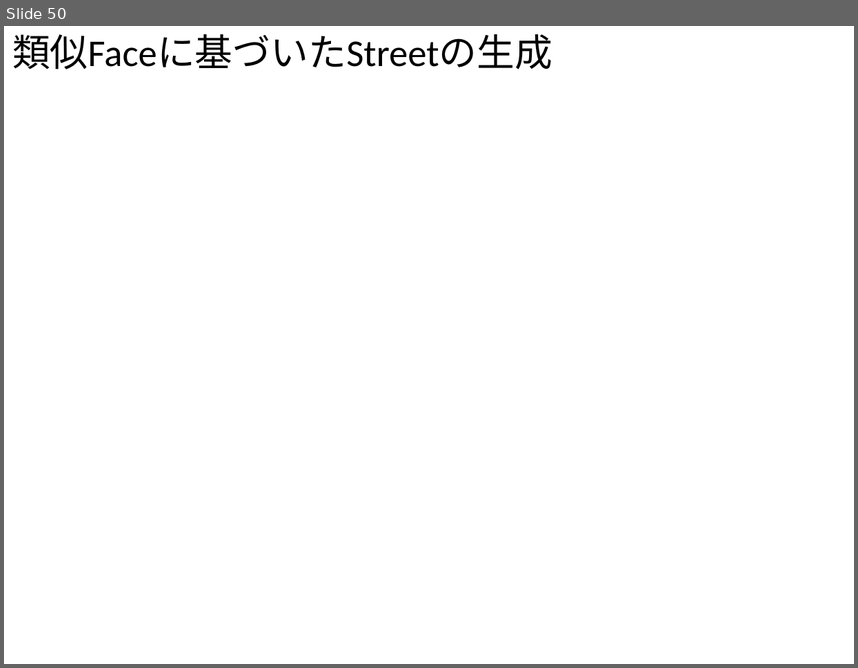
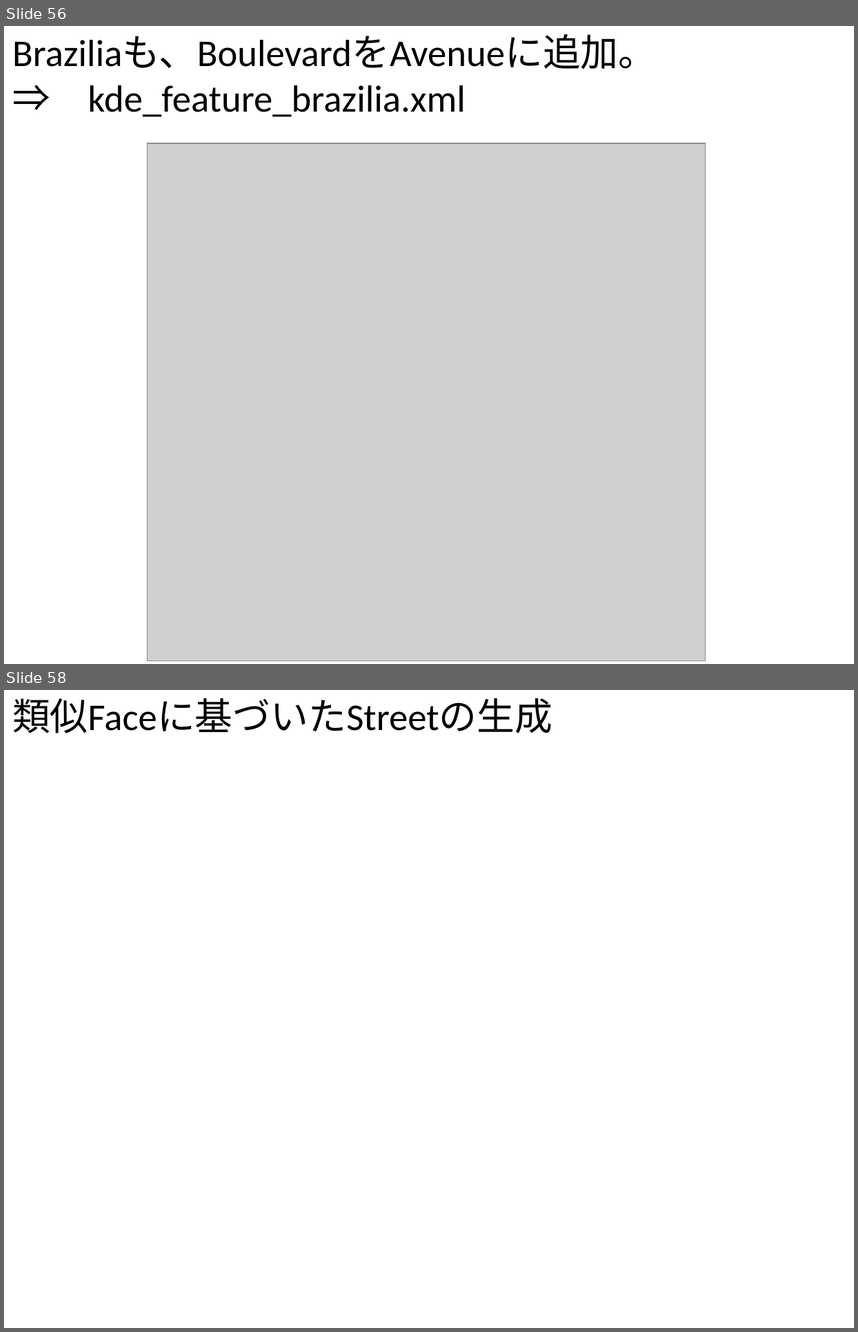
Before and after one commit to gnishida/RoadDesigner, a slide deck: RoadDesigner.pptx. Shown one above the other, each under a label of ours: slide 50 before the commit, slides 56 and 58 after it; the slides between them are not shown. The pictures are 858x668 and 858x1332 pixels, drawn with LibreOffice and Linux fonts; fonts in the diff are those of the drawing; grey boxes stand for pictures. Boxes give left, top, right and bottom in pixels: in the first picture for what was removed or moved away, otherwise in the second. Text is boxed around its words. In the diff, an @@ line names an element or a change of style, - is before the commit and + after.

```diff
--- a/RoadDesigner.pptx
+++ b/RoadDesigner.pptx
@@ slide 56 added at [4, 26, 854, 664], background #FFFFFF @@
@@ text added at [12, 35, 656, 117], 32 pt, text #000000 @@
+Braziliaも、BoulevardをAvenueに追加。
+⇒ kde_feature_brazilia.xml
@@ picture added at [147, 143, 705, 660] @@
@@ what was slide 50 is now slide 58 @@
```
Also in this commit, not shown: 7 other slides added, 6 other files.
